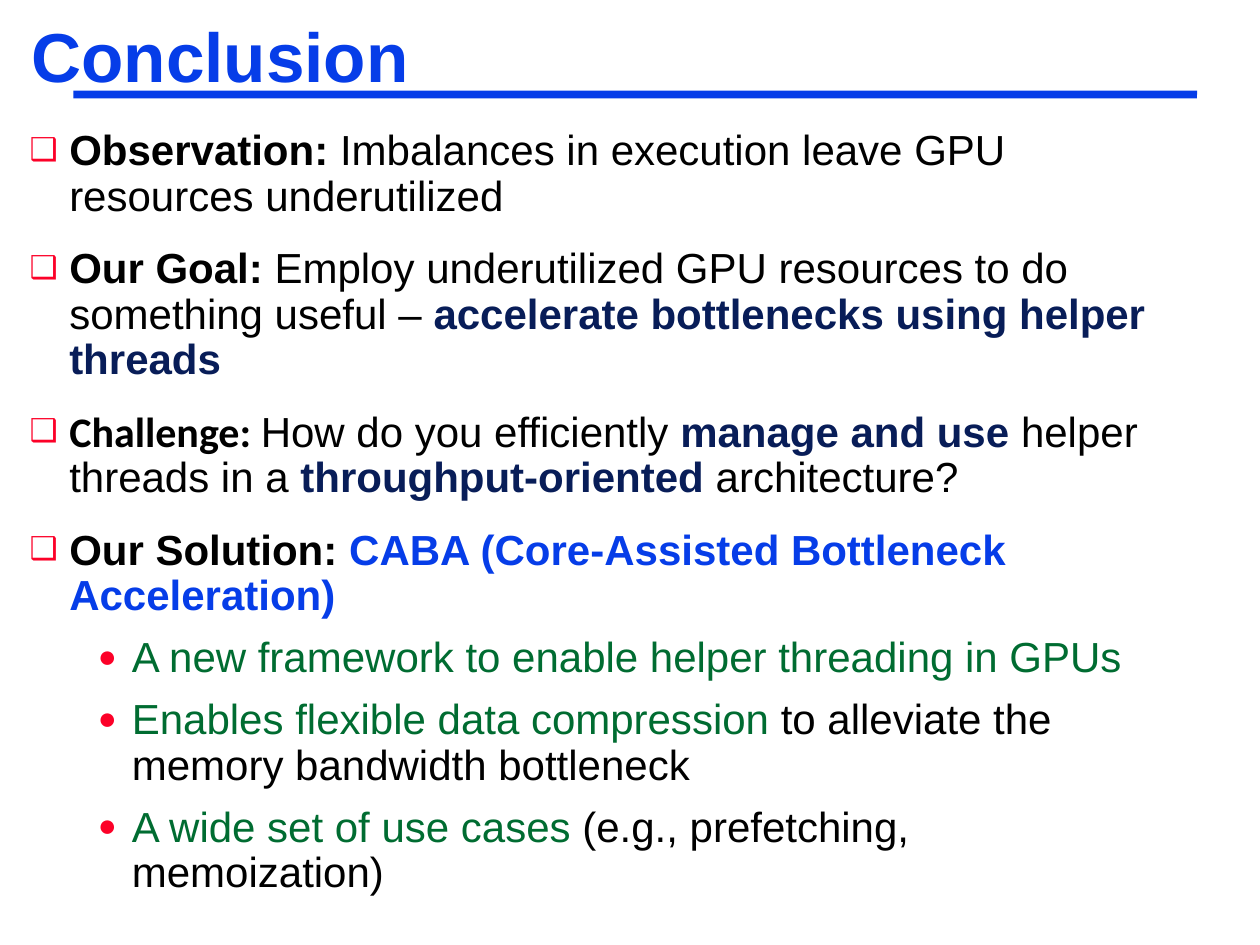
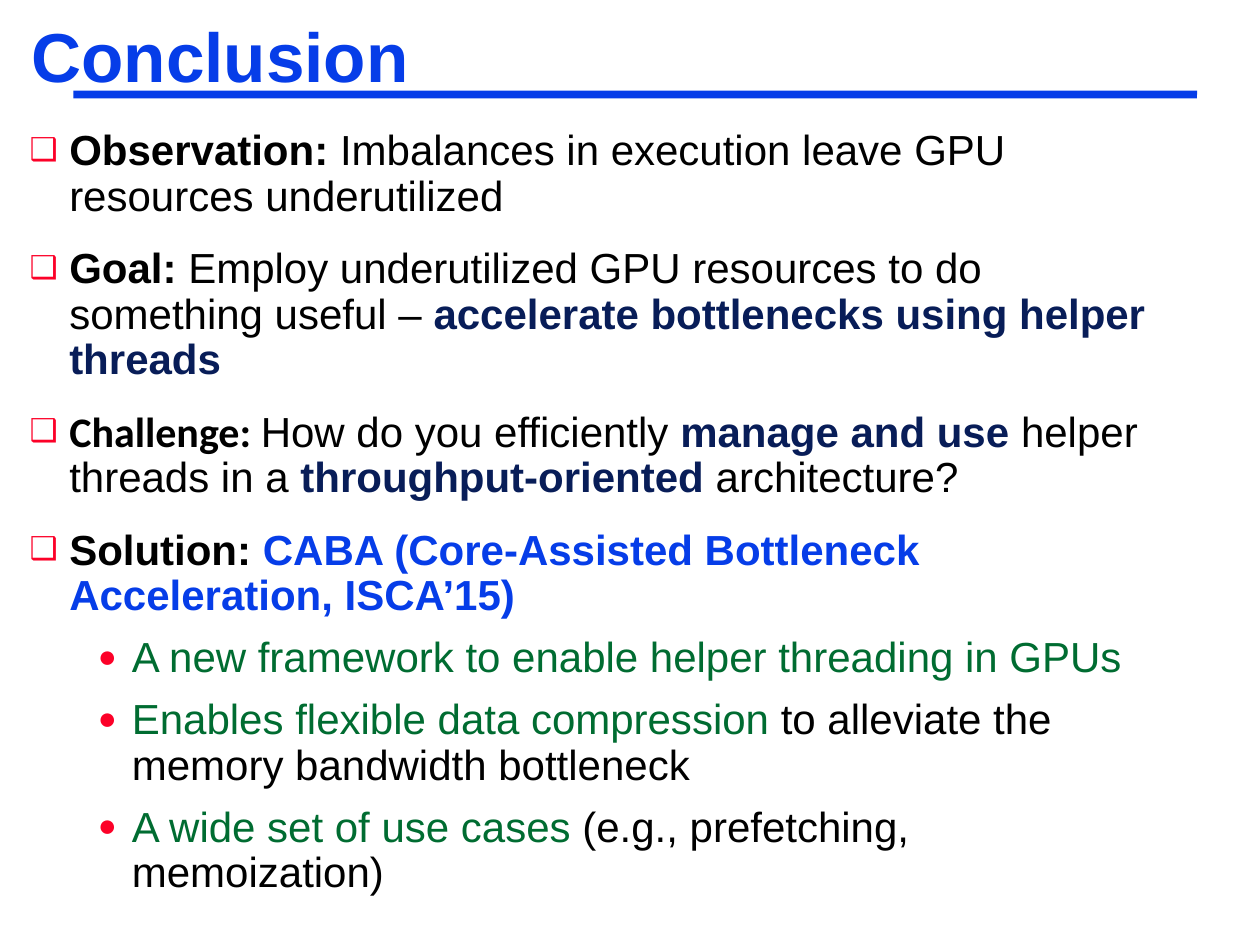
Before and after one commit to adwaitjog/adwaitjog.github.io, a slide deck: slide 32 of teach/acaces2018/acaces-2018-slides-lecture-3.pptx. Drawn at 1260x945 pixels with LibreOffice and Linux fonts; fonts in the diff are those of the drawing. Boxes give left, top, right and bottom in pixels: in the first picture for what was removed or moved away, otherwise in the second. Text is boxed around its words. In the diff, an @@ line names an element or a change of style, - is before the commit and + after.

```diff
--- a/teach/acaces2018/acaces-2018-slides-lecture-3.pptx
+++ b/teach/acaces2018/acaces-2018-slides-lecture-3.pptx
@@ text at [69,252,1145,375]: text changed @@
-❑ Our Goal: Employ underutilized GPU resources to do something useful – accelerate bottlenecks using helper threads
+❑ Goal: Employ underutilized GPU resources to do something useful – accelerate bottlenecks using helper threads
@@ text at [69,534,920,618]: text changed @@
-❑ Our Solution: CABA (Core-Assisted Bottleneck Acceleration)
+❑ Solution: CABA (Core-Assisted Bottleneck Acceleration, ISCA’15)
```
Also in this commit, not shown: 3 other slides changed, 23 other files.
